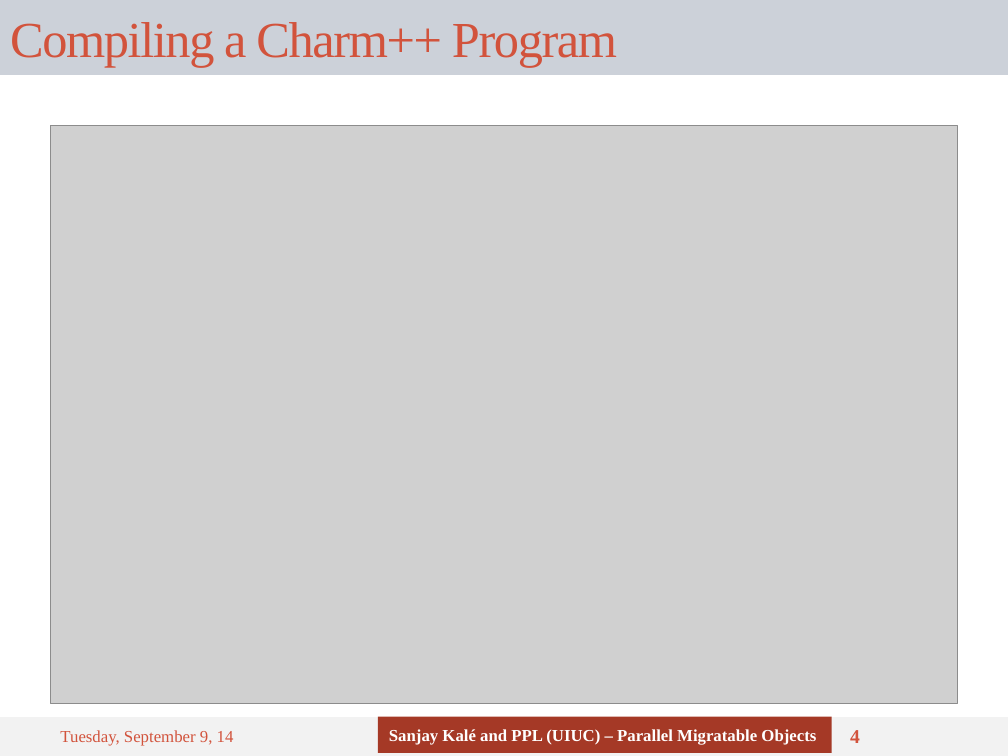
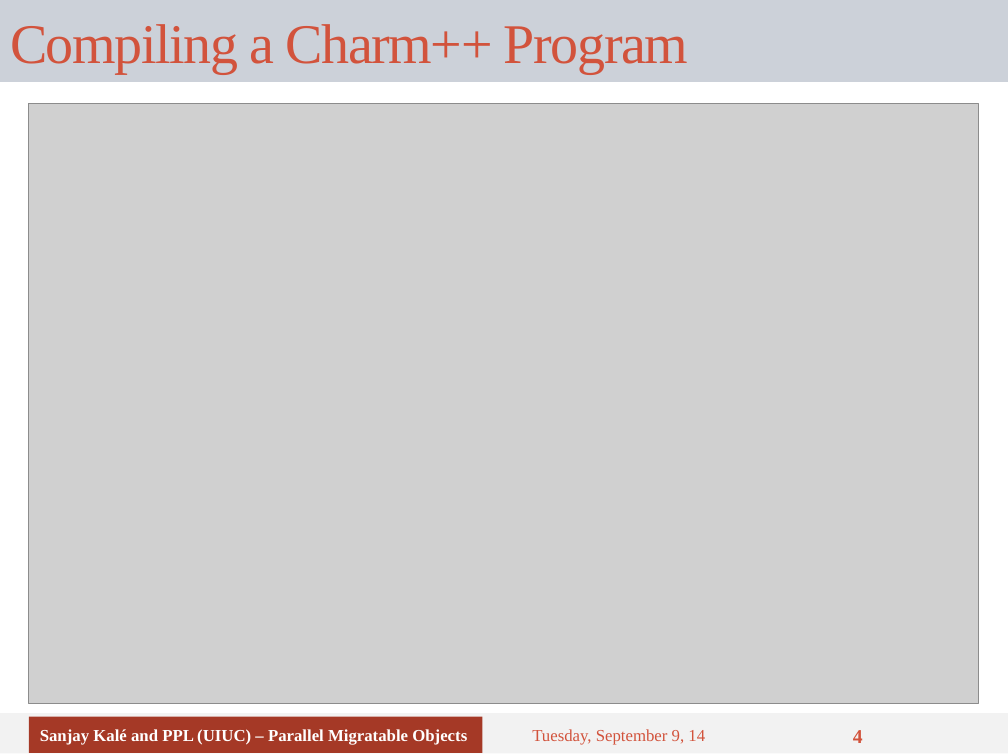
Before and after one commit to UIUC-PPL/charm_tutorial, a slide deck: slide 4 of tutorial-02-hello_world.pptx. Drawn at 1008x756 pixels with LibreOffice and Linux fonts; fonts in the diff are those of the drawing; grey boxes stand for pictures. Boxes give left, top, right and bottom in pixels: in the first picture for what was removed or moved away, otherwise in the second. Text is boxed around its words. In the diff, an @@ line names an element or a change of style, - is before the commit and + after.

```diff
--- a/tutorial-02-hello_world.pptx
+++ b/tutorial-02-hello_world.pptx
@@ title "Compiling a Charm++ Program": place and size @@
-title "Compiling a Charm++ Program" at box(0, 0, 1008, 75)
+title "Compiling a Charm++ Program" at box(0, 0, 1008, 82)
@@ title "Compiling a Charm++ Program" at box(0, 0, 1008, 82): size 36 to 40 pt @@
@@ picture: place and size @@
-picture at box(50, 126, 958, 704)
+picture at box(29, 104, 979, 703)
@@ rectangle: place and size @@
-rectangle at box(0, 718, 1008, 756)
+rectangle at box(0, 714, 1008, 754)
@@ rectangle "Sanjay Kalé and PPL (UIUC) ...": place and size @@
-rectangle "Sanjay Kalé and PPL (UIUC) ..." at box(378, 717, 832, 753)
+rectangle "Sanjay Kalé and PPL (UIUC) ..." at box(29, 717, 483, 753)
@@ text "Tuesday, September 9, 14": place and size @@
-text "Tuesday, September 9, 14" at box(60, 730, 234, 746)
+text "Tuesday, September 9, 14" at box(532, 729, 705, 745)
```
Also in this commit, not shown: 5 other slides changed.
